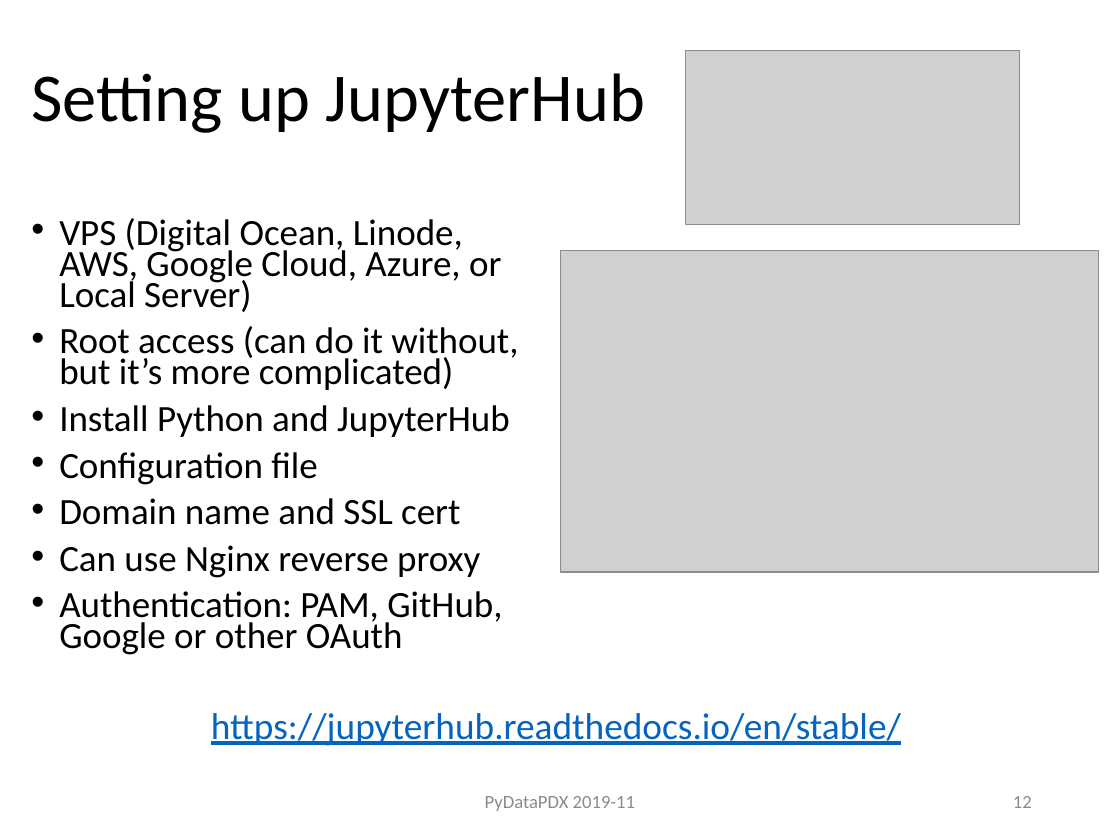
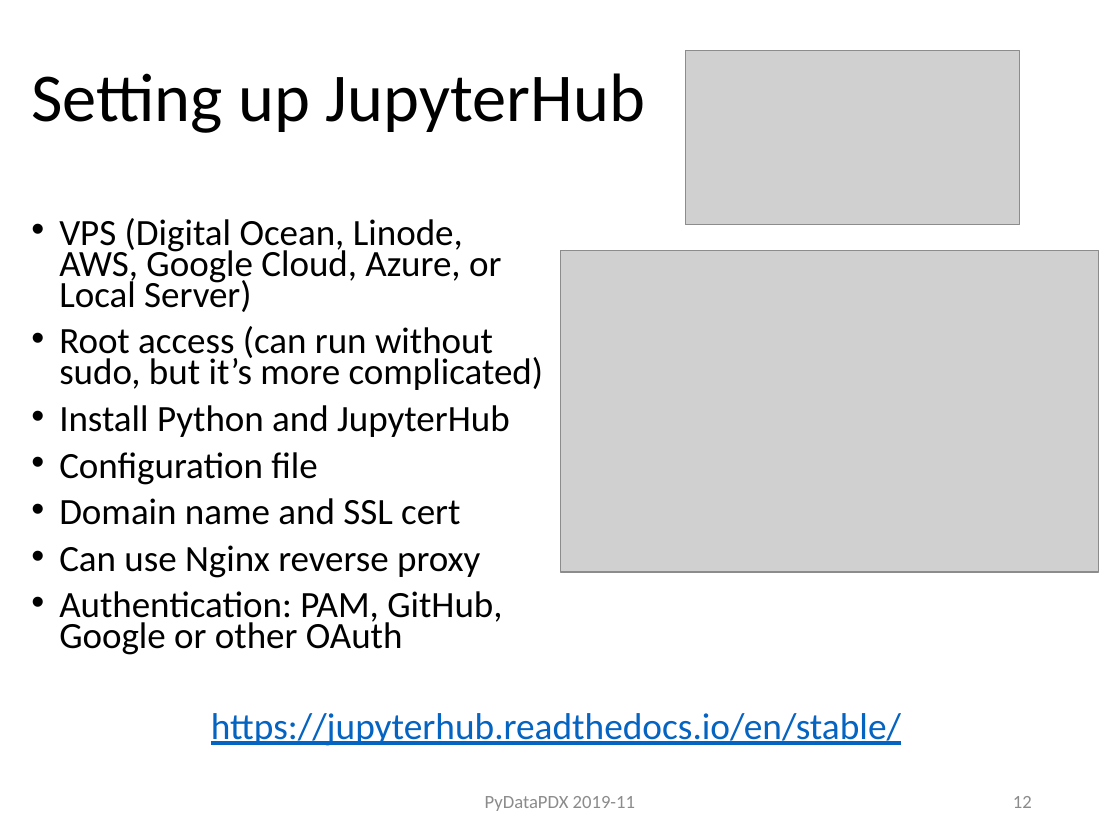
Before and after one commit to ProfessorKazarinoff/PyDataPDX-2019-11, a slide deck: slide 12 of PeterKazarinoff_PyDataPDX_2019-11.pptx. Drawn at 1120x840 pixels with LibreOffice and Linux fonts; fonts in the diff are those of the drawing; grey boxes stand for pictures. Boxes give left, top, right and bottom in pixels: in the first picture for what was removed or moved away, otherwise in the second. Text is boxed around its words. In the diff, an @@ line names an element or a change of style, - is before the commit and + after.

```diff
--- a/PeterKazarinoff_PyDataPDX_2019-11.pptx
+++ b/PeterKazarinoff_PyDataPDX_2019-11.pptx
@@ text at (x1=59, y1=326, x2=543, y2=390): text changed @@
-• Root access (can do it without, but it’s more complicated)
+• Root access (can run without sudo, but it’s more complicated)
```
Also in this commit, not shown: 5 other slides changed, 2 slides added.
